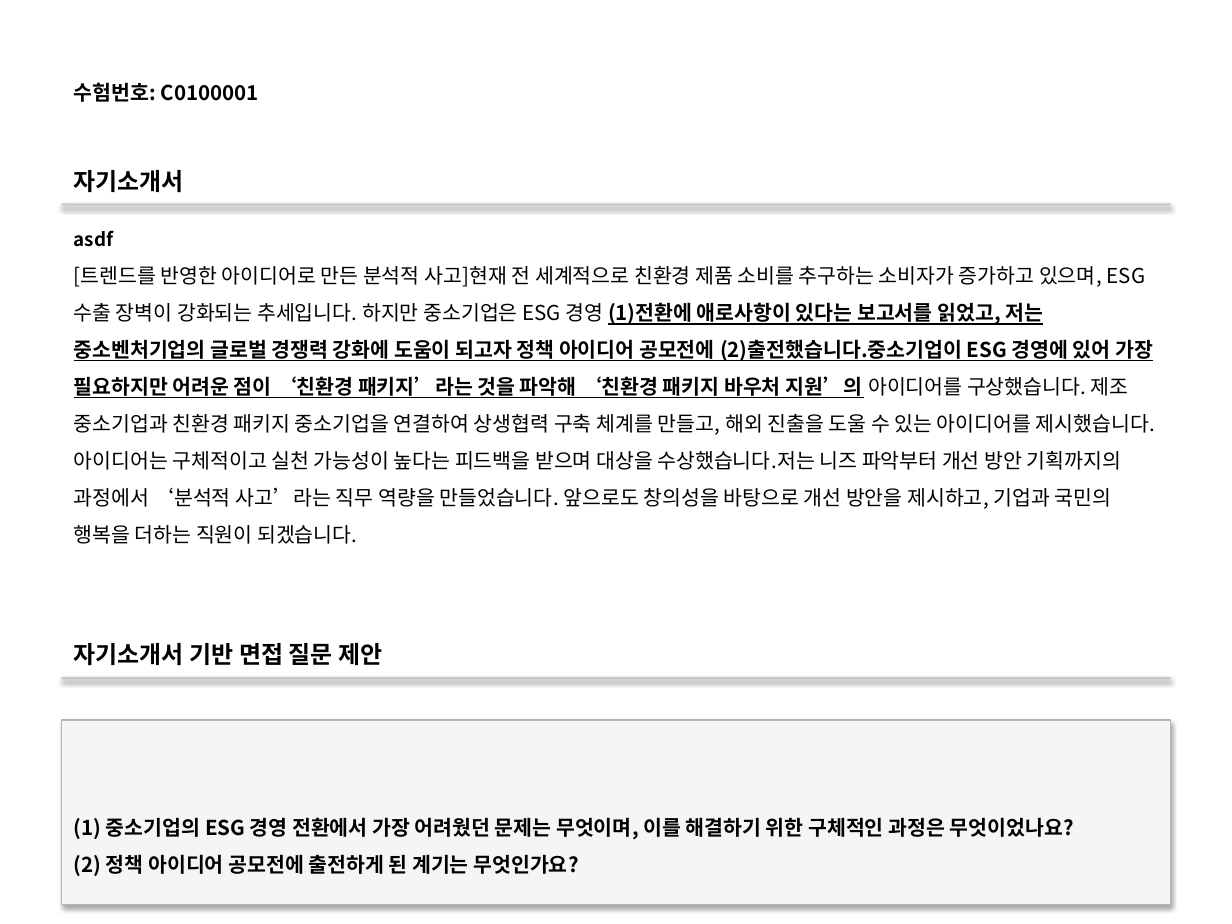
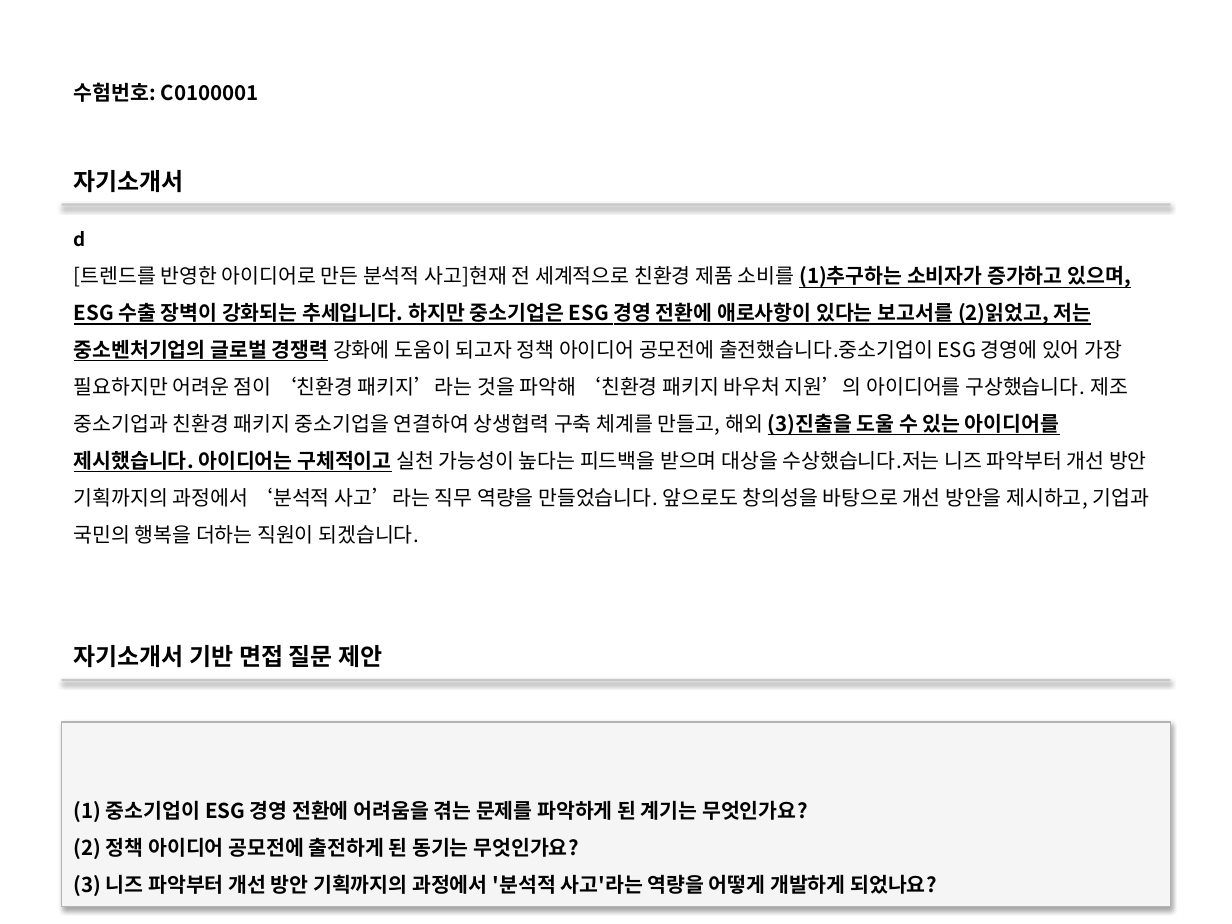
Before and after one commit to DaeGul2/isbr-auto-questionnaire, a slide deck: slide 1 of flask-server/outputs/output.pptx. Drawn at 1232x924 pixels with LibreOffice and Linux fonts; fonts in the diff are those of the drawing. Boxes give left, top, right and bottom in pixels: in the first picture for what was removed or moved away, otherwise in the second. Text is boxed around its words. In the diff, an @@ line names an element or a change of style, - is before the commit and + after.

```diff
--- a/flask-server/outputs/output.pptx
+++ b/flask-server/outputs/output.pptx
@@ text at [74,231,86,247]: text changed @@
-asdf
+d
@@ text at [74,265,1150,509]: text changed @@
-[트렌드를 반영한 아이디어로 만든 분석적 사고]현재 전 세계적으로 친환경 제품 소비를 추구하는 소비자가 증가하고 있으며, ESG 수출 장벽이 강화되는 추세입니다. 하지만 중소기업은 ESG 경영 (1)전환에 애로사항이 있다는 보고서를 읽었고, 저는 중소벤처기업의 글로벌 경쟁력 강화에 도움이 되고자 정책 아이디어 공모전에 (2)출전했습니다.중소기업이 ESG 경영에 있어 가장 필요하지만 어려운 점이 ‘친환경 패키지’라는 것을 파악해 ‘친환경 패키지 바우처 지원’의 아이디어를 구상했습니다. 제조 중소기업과 친환경 패키지 중소기업을 연결하여 상생협력 구축 체계를 만들고, 해외 진출을 도울 수 있는 아이디어를 제시했습니다. 아이디어는 구체적이고 실천 가능성이 높다는 피드백을 받으며 대상을 수상했습니다.저는 니즈 파악부터 개선 방안 기획까지의 과정에서 ‘분석적 사고’라는 직무 역량을 만들었습니다. 앞으로도 창의성을 바탕으로 개선 방안을 제시하고, 기업과 국민의 행복을 더하는 직원이 되겠습니다.
+[트렌드를 반영한 아이디어로 만든 분석적 사고]현재 전 세계적으로 친환경 제품 소비를 (1)추구하는 소비자가 증가하고 있으며, ESG 수출 장벽이 강화되는 추세입니다. 하지만 중소기업은 ESG 경영 전환에 애로사항이 있다는 보고서를 (2)읽었고, 저는 중소벤처기업의 글로벌 경쟁력 강화에 도움이 되고자 정책 아이디어 공모전에 출전했습니다.중소기업이 ESG 경영에 있어 가장 필요하지만 어려운 점이 ‘친환경 패키지’라는 것을 파악해 ‘친환경 패키지 바우처 지원’의 아이디어를 구상했습니다. 제조 중소기업과 친환경 패키지 중소기업을 연결하여 상생협력 구축 체계를 만들고, 해외 (3)진출을 도울 수 있는 아이디어를 제시했습니다. 아이디어는 구체적이고 실천 가능성이 높다는 피드백을 받으며 대상을 수상했습니다.저는 니즈 파악부터 개선 방안 기획까지의 과정에서 ‘분석적 사고’라는 직무 역량을 만들었습니다. 앞으로도 창의성을 바탕으로 개선 방안을 제시하고, 기업과 국민의 행복을 더하는 직원이 되겠습니다.
@@ text in rectangle at [74,800,936,896]: text changed @@
-(1) 중소기업의 ESG 경영 전환에서 가장 어려웠던 문제는 무엇이며, 이를 해결하기 위한 구체적인 과정은 무엇이었나요?
-(2) 정책 아이디어 공모전에 출전하게 된 계기는 무엇인가요?
+(1) 중소기업이 ESG 경영 전환에 어려움을 겪는 문제를 파악하게 된 계기는 무엇인가요?
+(2) 정책 아이디어 공모전에 출전하게 된 동기는 무엇인가요?
+(3) 니즈 파악부터 개선 방안 기획까지의 과정에서 '분석적 사고'라는 역량을 어떻게 개발하게 되었나요?
```
Also in this commit, not shown: 3 slides removed, 2 other files.
